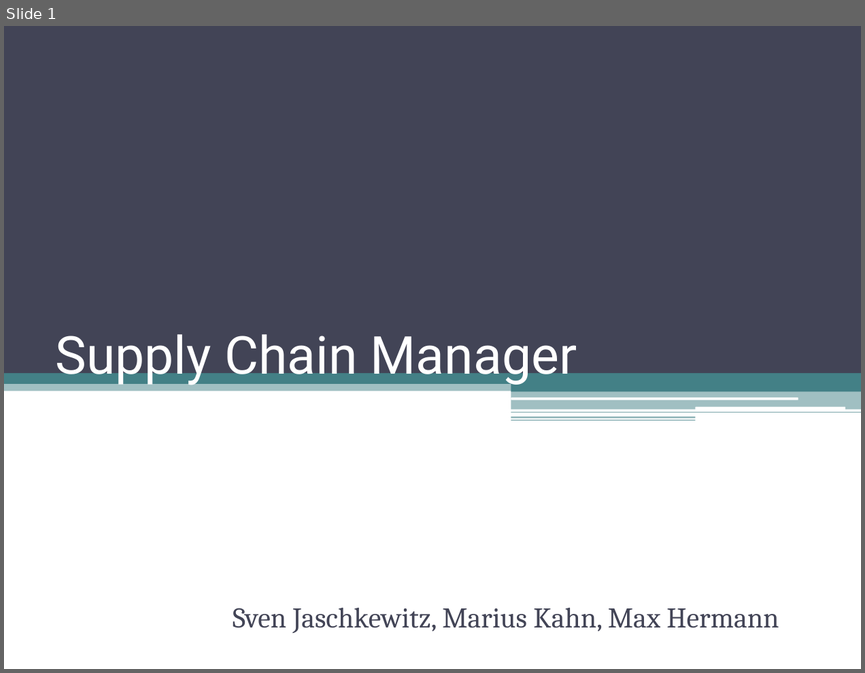
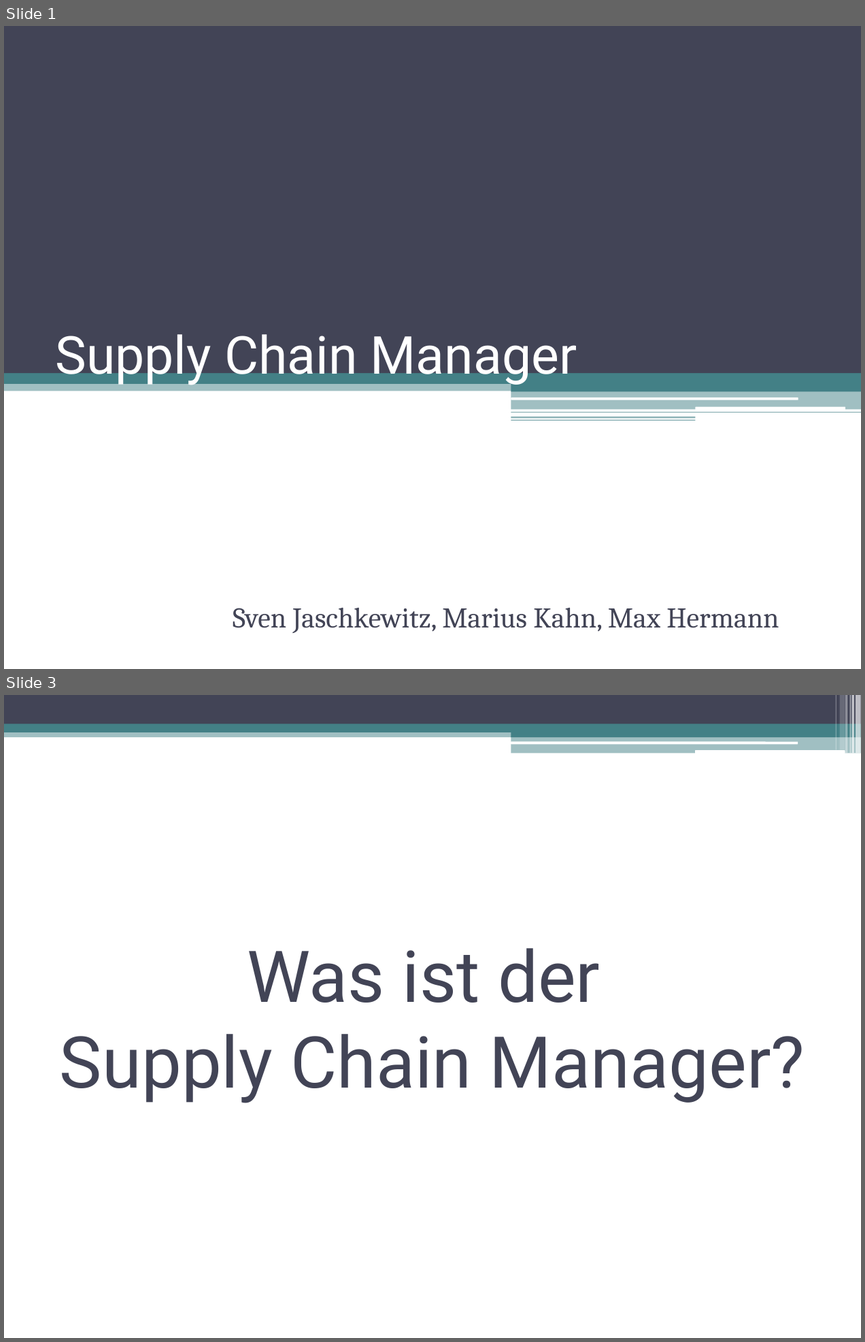
Before and after one commit to sven2101/IBSys2, a slide deck: Manual/Supply Chain Manager.pptx. Shown one above the other, each under a label of ours: slide 1 before the commit, slides 1 and 3 after it; the slides between them are not shown. The pictures are 865x673 and 865x1342 pixels, drawn with LibreOffice and Linux fonts; fonts in the diff are those of the drawing. Boxes give left, top, right and bottom in pixels: in the first picture for what was removed or moved away, otherwise in the second. Text is boxed around its words. In the diff, an @@ line names an element or a change of style, - is before the commit and + after.

```diff
--- a/Manual/Supply Chain Manager.pptx
+++ b/Manual/Supply Chain Manager.pptx
@@ slide 3 added at (x1=4, y1=695, x2=861, y2=1338), background #FFFFFF @@
@@ rectangle added at (x1=4, y1=695, x2=861, y2=724), fill #424456 @@
@@ rectangle added at (x1=835, y1=695, x2=836, y2=750), fill #FFFFFF at 30% opacity @@
@@ rectangle added at (x1=839, y1=695, x2=844, y2=750), fill #FFFFFF at 20% opacity @@
@@ rectangle added at (x1=845, y1=695, x2=848, y2=753), fill #FFFFFF at 40% opacity @@
@@ rectangle added at (x1=850, y1=695, x2=851, y2=753), fill #FFFFFF at 60% opacity @@
@@ rectangle added at (x1=851, y1=695, x2=854, y2=753), fill #FFFFFF at 65% opacity @@
@@ rectangle added at (x1=855, y1=695, x2=861, y2=753), fill #FFFFFF at 65% opacity @@
@@ rectangle added at (x1=4, y1=729, x2=861, y2=737), fill #438086 at 50% opacity @@
@@ rectangle added at (x1=4, y1=724, x2=861, y2=732), fill #438086 @@
@@ rectangle added at (x1=511, y1=728, x2=861, y2=737), fill #438086 @@
@@ rounded rectangle added at (x1=511, y1=741, x2=798, y2=744), fill #FFFFFF @@
@@ rectangle added at (x1=511, y1=736, x2=861, y2=753), fill #438086 at 50% opacity @@
@@ rounded rectangle added at (x1=695, y1=750, x2=844, y2=753), fill #FFFFFF @@
@@ title added at (x1=60, y1=948, x2=804, y2=1103), 60 pt, text #424456 @@
+Was ist der
+Supply Chain Manager?
```
Also in this commit, not shown: 2 slides changed, 8 other slides added, 1 slide removed, 16 other files.
